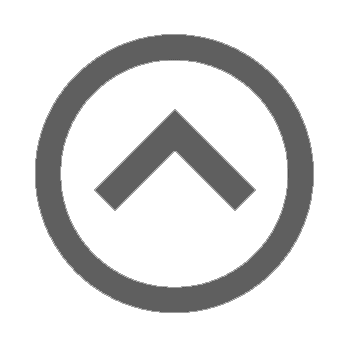
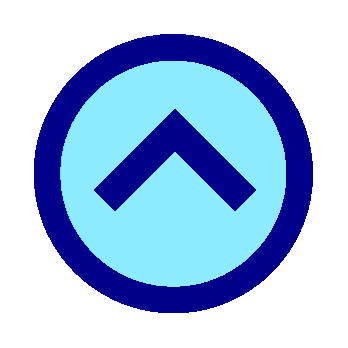
Layer changes from the first 348x348 image to the second:
added layer "Up Arrow" above "Circle" over (94, 106, 266, 211)
added layer "Circle" above "BG Current" over (34, 34, 313, 313)
added layer "BG Current" above "BG Hover" over (60, 60, 288, 288)
added layer "BG Hover" above "BG Active" over (60, 60, 288, 288)
added layer "BG Active" above "Grey Up Arrow" over (60, 60, 288, 288)
renamed "Katman 1" to "Grey Up Arrow", hid it, painted on it over (35, 34, 314, 313)
